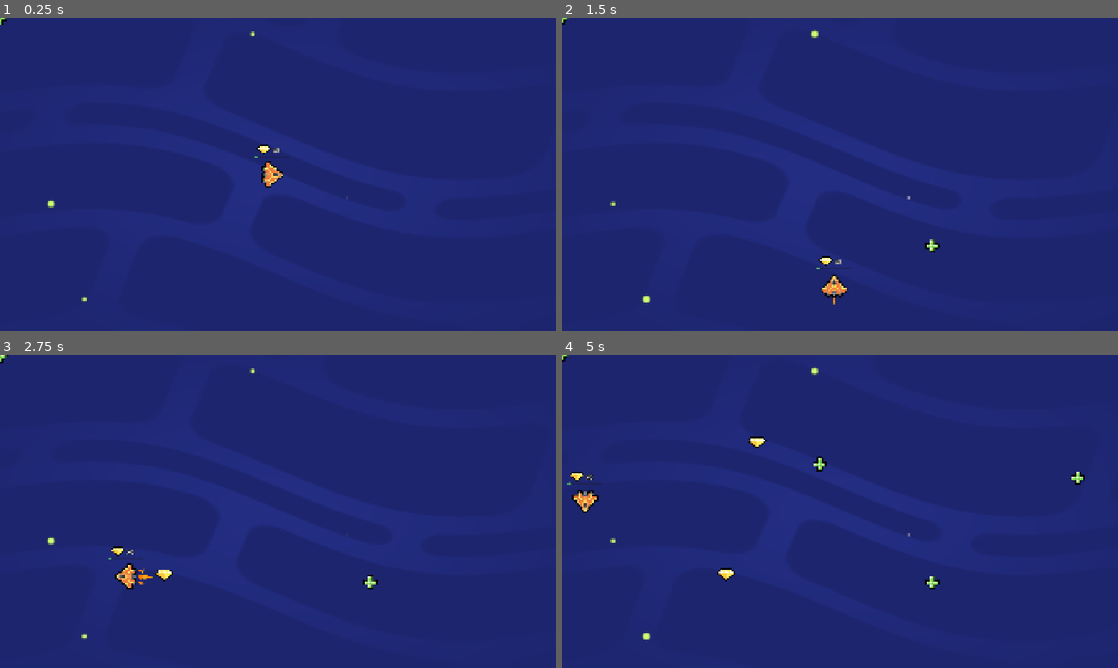
Above: before the commit, frames 1-4 (two rows, left to right).
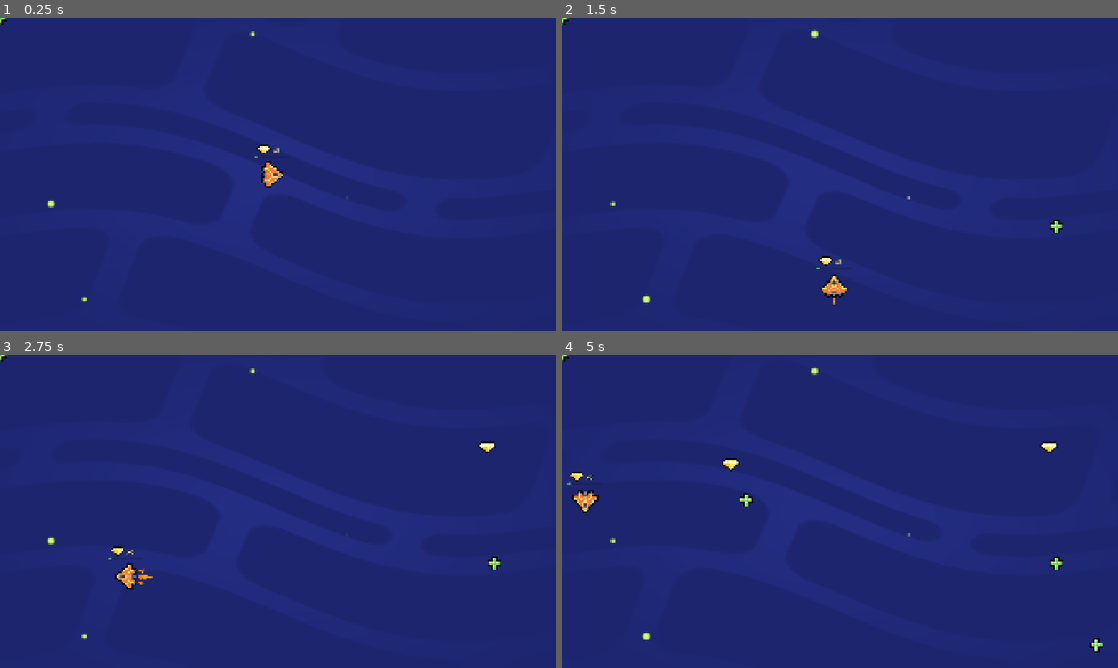
Above: after the commit, the same moments.

Repository: Fluffybihno/M5-Loot-It-All
Game: Godot game, scene res://lessons/space_level.tscn
Same seed, same stepped clock (60 frames per second), same inputs: the game is played once before the commit and once after it. Sound files missing from this copy of the repository are replaced by a short silence.
Inputs (mouse positions are in pixels of both pictures, inside the frame that each line leads up to):
- Up to frame 1 (0.25 s): no input
- Up to frame 2 (1.5 s): tap Enter at 0.5 s; move the mouse to (812, 237) at 0.52 s; hold W (move_up) 0.53-1.25 s; tap Z at 0.6 s; click (812, 237) at 0.67 s; tap Space at 0.77 s; drag from (1006, 221) to (834, 27) at 1.27 s
- Up to frame 3 (2.75 s): move the mouse to (111, 464) at 2.02 s; hold A (move_left) from 2.03 s (still down); tap Z at 2.1 s
- Up to frame 4 (5 s): release A (move_left) at 2.75 s; drag from (867, 511) to (934, 583) at 2.77 s; move the mouse to (756, 433) at 3.52 s; hold S (move_down) 3.53-4.25 s; tap Z at 3.6 s; tap Space at 3.77 s; drag from (962, 495) to (728, 574) at 4.27 s

The runs differ from the first frame. In frame 1, less than 0.1% of the frame differs, in the area x 0-1%, y 1-3%; in frame 2, 0.2%; in frame 3, 0.3%; in frame 4, 0.8%, in the area x 0-98%, y 0-96%.

Commit message:
middle of adding sfx

Diff:
--- a/lessons/gem.tscn
+++ b/lessons/gem.tscn
@@ -1,7 +1,8 @@
-[gd_scene load_steps=4 format=3 uid="uid://djdg6fagrspd0"]
+[gd_scene load_steps=5 format=3 uid="uid://djdg6fagrspd0"]
 
 [ext_resource type="Script" uid="uid://24ln0ahcx7f8" path="res://lessons/item.gd" id="1_edvqy"]
 [ext_resource type="Texture2D" uid="uid://d0bh8am2qd005" path="res://assets/gem_icon.png" id="2_edvqy"]
+[ext_resource type="AudioStream" uid="uid://cul7bm6pnhcjp" path="res://assets/audio/Gem.ogg" id="3_ty4yi"]
 
 [sub_resource type="CircleShape2D" id="CircleShape2D_irjl4"]
 radius = 28.0
@@ -16,4 +17,7 @@
 [node name="CollisionShape2D" type="CollisionShape2D" parent="."]
 shape = SubResource("CircleShape2D_irjl4")
 
+[node name="AudioStreamPlayer" type="AudioStreamPlayer" parent="." groups=["gem"]]
+stream = ExtResource("3_ty4yi")
+
 [connection signal="area_entered" from="." to="." method="_on_area_entered"]
--- a/lessons/health_pack.tscn
+++ b/lessons/health_pack.tscn
@@ -1,7 +1,8 @@
-[gd_scene load_steps=4 format=3 uid="uid://dy5y3hr4yh2ky"]
+[gd_scene load_steps=5 format=3 uid="uid://dy5y3hr4yh2ky"]
 
 [ext_resource type="Script" uid="uid://24ln0ahcx7f8" path="res://lessons/item.gd" id="1_bboee"]
 [ext_resource type="Texture2D" uid="uid://dknpi2mq4dhpa" path="res://assets/health_icon.svg" id="2_v2cuk"]
+[ext_resource type="AudioStream" uid="uid://b80oyn7sm5d0a" path="res://assets/audio/Health.ogg" id="3_fh62r"]
 
 [sub_resource type="CircleShape2D" id="CircleShape2D_irjl4"]
 radius = 28.0
@@ -16,4 +17,7 @@
 [node name="CollisionShape2D" type="CollisionShape2D" parent="."]
 shape = SubResource("CircleShape2D_irjl4")
 
+[node name="AudioStreamPlayer" type="AudioStreamPlayer" parent="." groups=["healing_item"]]
+stream = ExtResource("3_fh62r")
+
 [connection signal="area_entered" from="." to="." method="_on_area_entered"]
--- a/lessons/item.gd
+++ b/lessons/item.gd
@@ -1,20 +1,23 @@
 extends Area2D
+
+@onready var sfx_player: AudioStreamPlayer = _find_sfx_player()
+
+
+func _find_sfx_player() -> AudioStreamPlayer:
+	for child in get_children():
+		return child
+	return null
+
+func _on_area_entered(_area_that_entered: Area2D) -> void:
+	get_node("CollisionShape2D").set_deferred("disable", true)
+	visible = false
+
+	if sfx_player:
+		sfx_player.play()
+		await sfx_player.finished
+
+	queue_free()
+
 
 func _ready() -> void:
 	area_entered.connect(_on_area_entered)
-	play_floating_animation()
-
-
-func play_floating_animation() -> void:
-	var tween := create_tween()
-	tween.set_trans(Tween.TRANS_SINE)
-
-	var sprite_2d := get_node("Sprite2D")
-	var position_offset := Vector2(0.0, 4.0)
-	var duration = randf_range(0.8, 1.2)
-	tween.tween_property(sprite_2d, "position", position_offset, duration)
-	tween.tween_property(sprite_2d, "position",  -1.0 * position_offset, duration)
-	tween.set_loops()
-
-func _on_area_entered(area_that_entered: Area2D) -> void:
-	queue_free()
--- a/lessons/ship.gd
+++ b/lessons/ship.gd
@@ -1,4 +1,6 @@
 extends Area2D
+
+@onready var thruster_sound_player: AudioStreamPlayer = $ThrusterSoundPlayer
 
 var max_speed := 1200.0
 var velocity := Vector2(0, 0)
@@ -10,15 +12,24 @@
 	area_entered.connect(_on_area_entered)
 	set_health(health)
 
-
-
 func _process(delta: float) -> void:
 	var direction := Vector2(0, 0)
 	var viewport_size := get_viewport_rect().size
 	direction.x = Input.get_axis("move_left", "move_right")
 	direction.y = Input.get_axis("move_up", "move_down")
+
+	var is_moving := direction.length() > 0.0
+	if is_moving and not thruster_sound_player.playing:
+		thruster_sound_player.play()
+	elif not is_moving and thruster_sound_player.playing:
+		thruster_sound_player.stop()
+
+
 	position.x = wrapf(position.x, 0, viewport_size.x)
 	position.y = wrapf(position.y, 0, viewport_size.y)
+
+
+
 
 	if direction.length() > 1.0:
 		direction = direction.normalized()
--- a/lessons/ship.tscn
+++ b/lessons/ship.tscn
@@ -1,10 +1,11 @@
-[gd_scene load_steps=9 format=3 uid="uid://dmv50krf4bo5r"]
+[gd_scene load_steps=10 format=3 uid="uid://dmv50krf4bo5r"]
 
 [ext_resource type="Texture2D" uid="uid://bniyrxn3r2v8h" path="res://assets/ship.png" id="3_pdppw"]
 [ext_resource type="Script" uid="uid://bwkr2t4ku15qq" path="res://lessons/ship.gd" id="4_p1sls"]
 [ext_resource type="Texture2D" uid="uid://d0bh8am2qd005" path="res://assets/gem_icon.png" id="5_h3paj"]
 [ext_resource type="PackedScene" uid="uid://dgf54k70yiiff" path="res://assets/ship_visual_effects/main_thruster/main_thruster.tscn" id="5_q7c3l"]
 [ext_resource type="PackedScene" uid="uid://bklom8bhpxg4h" path="res://assets/ship_visual_effects/side_thruster/side_thruster.tscn" id="6_1updt"]
+[ext_resource type="AudioStream" uid="uid://dqyon8qeqrouk" path="res://assets/audio/Thruster.ogg" id="6_2s445"]
 
 [sub_resource type="CircleShape2D" id="CircleShape2D_5xifn"]
 radius = 44.04543
@@ -21,8 +22,8 @@
 outline_size = 8
 outline_color = Color(0, 0, 0, 1)
 
-[node name="Ship" type="Area2D"]
-collision_layer = 2
+[node name="Ship" type="Area2D" groups=["player"]]
+collision_mask = 2
 script = ExtResource("4_p1sls")
 
 [node name="Sprite2D" type="Sprite2D" parent="."]
@@ -78,3 +79,7 @@
 text = "x0"
 label_settings = SubResource("LabelSettings_h3paj")
 metadata/_edit_use_anchors_ = true
+
+[node name="ThrusterSoundPlayer" type="AudioStreamPlayer" parent="." groups=["player"]]
+stream = ExtResource("6_2s445")
+volume_db = -5.0
--- a/lessons/space_level.tscn
+++ b/lessons/space_level.tscn
@@ -1,10 +1,11 @@
-[gd_scene load_steps=6 format=3 uid="uid://btkjymc78ap8d"]
+[gd_scene load_steps=7 format=3 uid="uid://btkjymc78ap8d"]
 
 [ext_resource type="PackedScene" uid="uid://dmv50krf4bo5r" path="res://lessons/ship.tscn" id="2_2j1u5"]
 [ext_resource type="PackedScene" uid="uid://bxfevggvxo634" path="res://assets/background/space_background.tscn" id="3_e6xy1"]
 [ext_resource type="PackedScene" uid="uid://b1yl6aosq3kty" path="res://lessons/random_item_placer.tscn" id="3_etm7e"]
 [ext_resource type="PackedScene" uid="uid://djdg6fagrspd0" path="res://lessons/gem.tscn" id="4_dru4e"]
 [ext_resource type="PackedScene" uid="uid://dy5y3hr4yh2ky" path="res://lessons/health_pack.tscn" id="5_kd2gs"]
+[ext_resource type="AudioStream" uid="uid://c73fqri87pfin" path="res://assets/audio/BG_Music.ogg" id="6_kd2gs"]
 
 [node name="Level" type="Node2D"]
 
@@ -18,3 +19,8 @@
 [node name="Gem" parent="." instance=ExtResource("4_dru4e")]
 
 [node name="HealthPack" parent="." instance=ExtResource("5_kd2gs")]
+
+[node name="MusicPlayer" type="AudioStreamPlayer" parent="."]
+stream = ExtResource("6_kd2gs")
+volume_db = -2.0
+autoplay = true
Not shown, changed: assets/audio/BG_Music.ogg.import
Not shown, changed: assets/audio/Thruster.ogg.import
